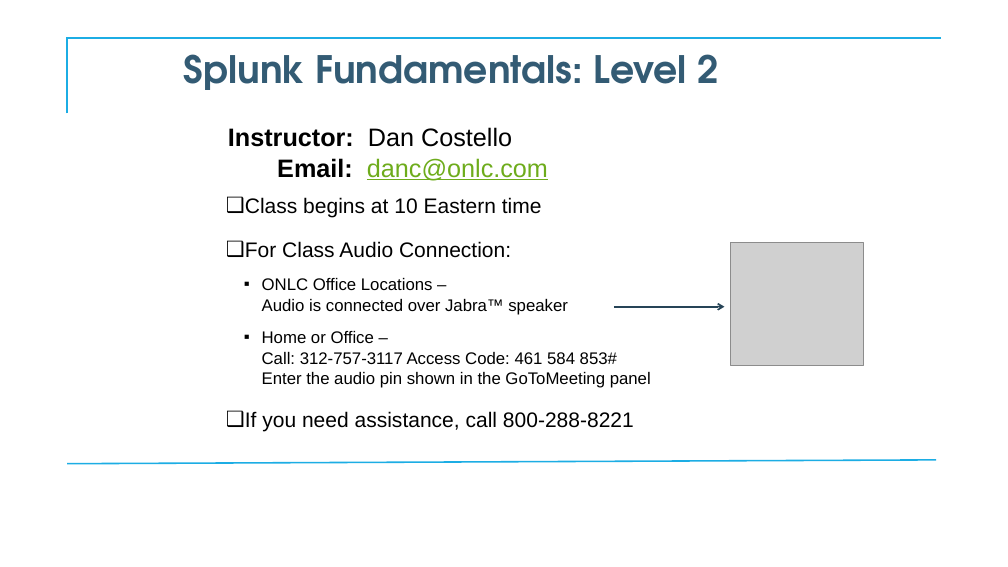
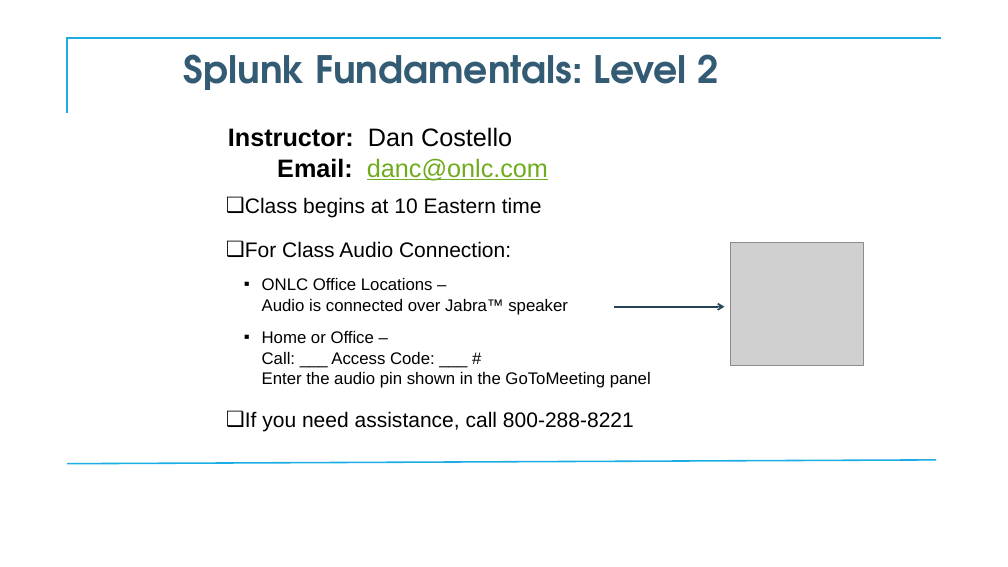
Before and after one commit to CostelloTechnicalConsulting/XSPLK2ClassFiles, a slide deck: slide 1 of ppt/SplunkFundamentals2v1_3.pptx. Drawn at 1008x567 pixels with LibreOffice and Linux fonts; fonts in the diff are those of the drawing; grey boxes stand for pictures; background and template pictures are left out. Boxes give left, top, right and bottom in pixels: in the first picture for what was removed or moved away, otherwise in the second. Text is boxed around its words. In the diff, an @@ line names an element or a change of style, - is before the commit and + after.

```diff
--- a/ppt/SplunkFundamentals2v1_3.pptx
+++ b/ppt/SplunkFundamentals2v1_3.pptx
@@ subtitle at <box>262,331,651,388</box>: text changed @@
-    ▪ Home or Office –
-      Call: 312-757-3117 Access Code: 461 584 853#
-      Enter the audio pin shown in the GoToMeeting panel
+    ▪ Home or Office –
+      Call: ___ Access Code: ___ #
+      Enter the audio pin shown in the GoToMeeting panel
```
Also in this commit, not shown: 4 other slides changed, 1 slide added, 2 slides removed.
